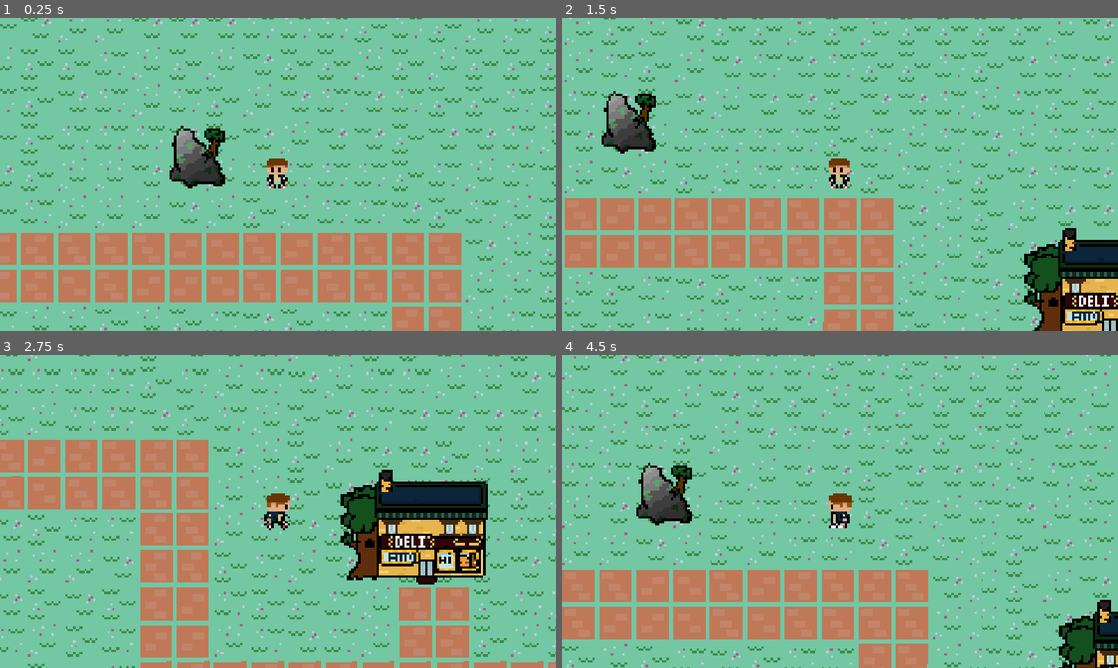
Above: before the commit, frames 1-4 (two rows, left to right).
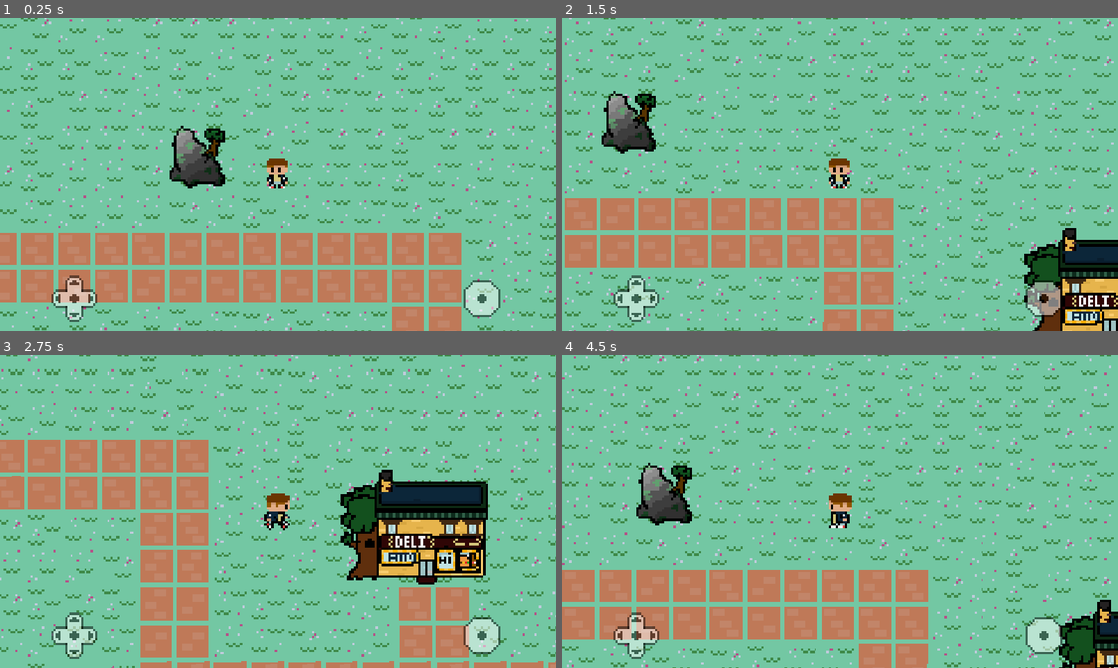
Above: after the commit, the same moments.

Repository: jmcgorey/locals_rpg
Game: Godot game, scene res://scenes/levels/diner_overworld.tscn
The game is run twice, just before and just after one commit, with the same random seed, the same clock (stepped at 60 frames per second) and the same inputs. This scene is started directly instead of the project's main scene.
Inputs:
- Up to frame 1 (0.25 s): no input
- Up to frame 2 (1.5 s): hold D (move_right) 0.53-1.28 s; hold E (interact) 0.53-1.28 s; hold S (move_down) from 1.28 s (still down); tap E (interact) at 1.35 s
- Up to frame 3 (2.75 s): release S (move_down) at 2.03 s; hold D (move_right) from 2.03 s (still down); hold E (interact) from 2.03 s (still down)
- Up to frame 4 (4.5 s): release D (move_right) at 2.78 s; release E (interact) at 2.78 s; hold W (move_up) 2.78-3.53 s; tap E (interact) at 2.85, 4.35 s; hold E (interact) 3.53-4.28 s; hold A (move_left) from 3.53 s (still down)

The runs differ from the first frame. In frame 1, 1.4% of the frame differs, in the area x 9-90%, y 82-98%; in frame 2, 1.3%; in frame 3, 1.4%; in frame 4, 1.4%.

Commit message:
temp add hud to overworld

Diff:
--- a/scenes/levels/diner_overworld.tscn
+++ b/scenes/levels/diner_overworld.tscn
@@ -1,9 +1,10 @@
-[gd_scene load_steps=9 format=4 uid="uid://db2v13w25iy6g"]
+[gd_scene load_steps=10 format=4 uid="uid://db2v13w25iy6g"]
 
 [ext_resource type="Texture2D" uid="uid://bff0qwrl4v2hg" path="res://assets/images/world/starter_outside_tileset.png" id="1_ir7ua"]
 [ext_resource type="PackedScene" uid="uid://cjfkxoh812y6w" path="res://scenes/player/player.tscn" id="2_hxrqa"]
 [ext_resource type="Texture2D" uid="uid://dtr2mumaysyf7" path="res://assets/images/set_pieces/The_Big_Rock.png" id="3_trcsm"]
 [ext_resource type="Texture2D" uid="uid://cx5gi21p3gwmw" path="res://assets/images/set_pieces/Gold_Deli.png" id="4_p0erp"]
+[ext_resource type="PackedScene" uid="uid://khfb5hbqb3ds" path="res://scenes/controls/hud.tscn" id="5_bi0wy"]
 
 [sub_resource type="TileSetAtlasSource" id="TileSetAtlasSource_wcwqp"]
 texture = ExtResource("1_ir7ua")
@@ -194,3 +195,5 @@
 [node name="Player" parent="." instance=ExtResource("2_hxrqa")]
 z_index = 1
 position = Vector2(240, 184)
+
+[node name="HUD" parent="." instance=ExtResource("5_bi0wy")]
